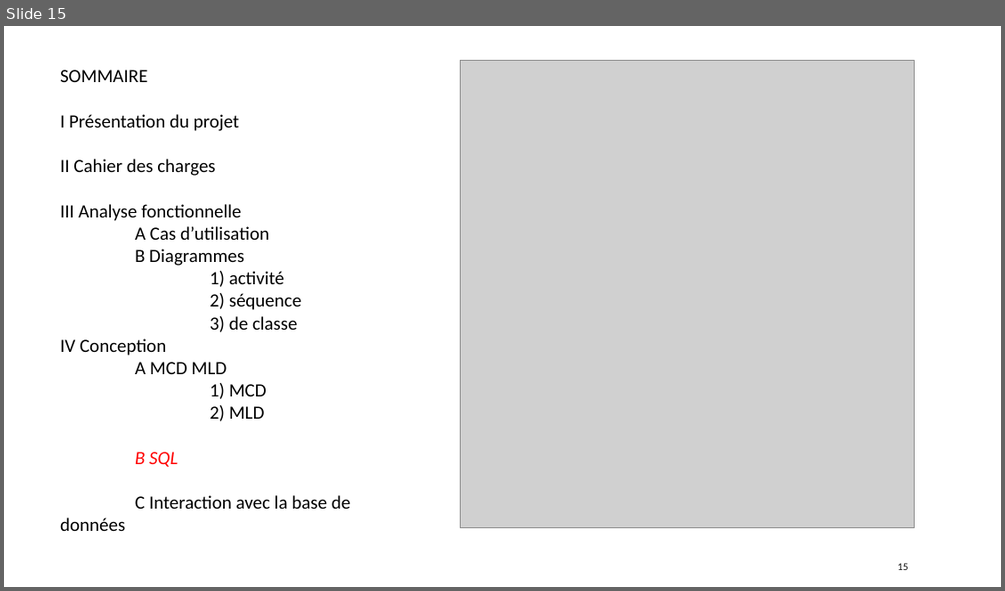
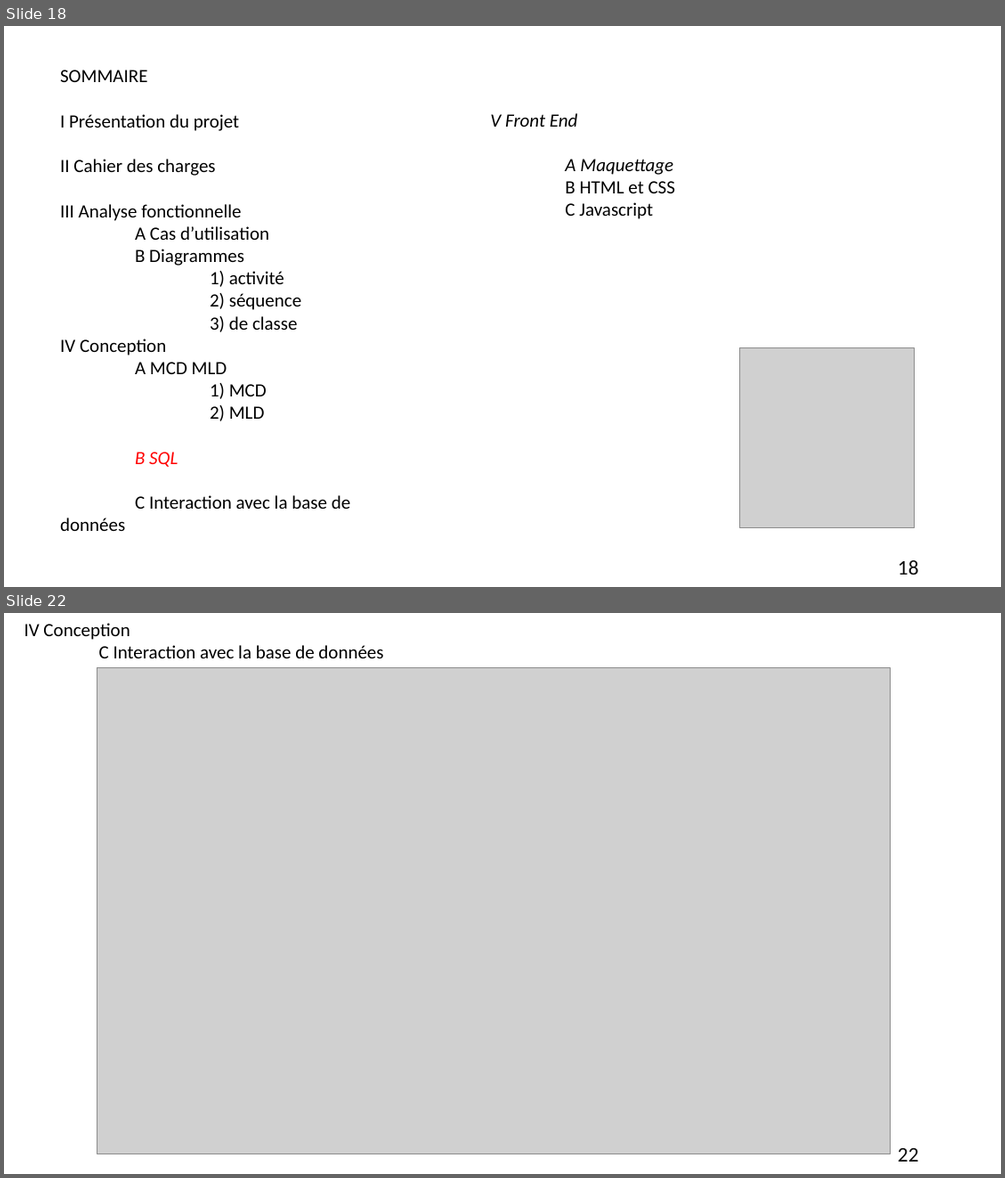
Before and after one commit to Laurette2032/REA, a slide deck: REA 1/Présentation Projet personnel_V2.pptx. Shown one above the other, each under a label of ours: slide 15 before the commit, slides 18 and 22 after it; the slides between them are not shown. The pictures are 1005x591 and 1005x1178 pixels, drawn with LibreOffice and Linux fonts; fonts in the diff are those of the drawing; grey boxes stand for pictures. Boxes give left, top, right and bottom in pixels: in the first picture for what was removed or moved away, otherwise in the second. Text is boxed around its words. In the diff, an @@ line names an element or a change of style, - is before the commit and + after.

```diff
--- a/REA 1/Présentation Projet personnel_V2.pptx
+++ b/REA 1/Présentation Projet personnel_V2.pptx
@@ slide 22 added at [4,613,1001,1174], background #FFFFFF @@
@@ text added at [24,623,383,658], 18 pt, text #000000 @@
+IV Conception
+C Interaction avec la base de données
@@ picture added at [97,667,890,1153] @@
@@ page number added at [898,1148,919,1161], 20 pt, text #0D0D0D @@
+22
@@ what was slide 15 is now slide 18 @@
@@ slide 18 changed as well @@
@@ picture removed at [461,61,914,528] @@
@@ text added at [490,113,675,219], 18 pt, text #000000 @@
+V Front End
+A Maquettage
+B HTML et CSS
+C Javascript
@@ picture added at [740,348,914,529] @@
@@ page number at [898,560,919,574]: text changed; size 10 to 20 pt @@
-15
+18
```
Also in this commit, not shown: 14 other slides changed, 18 other slides added, 1 slide removed, 27 other files.
